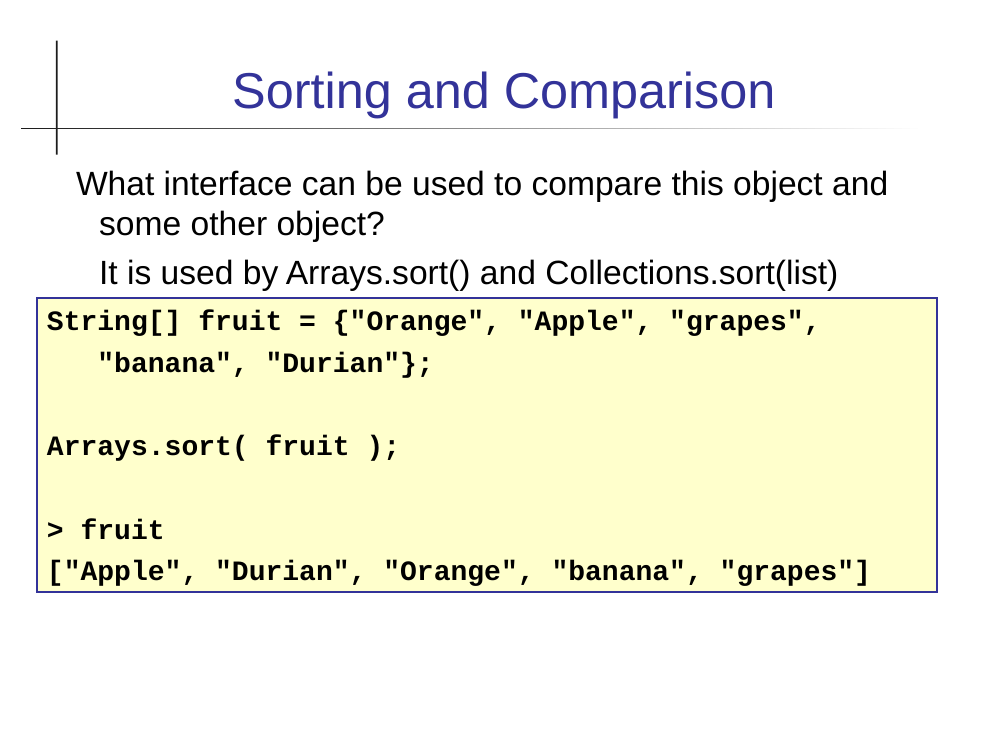
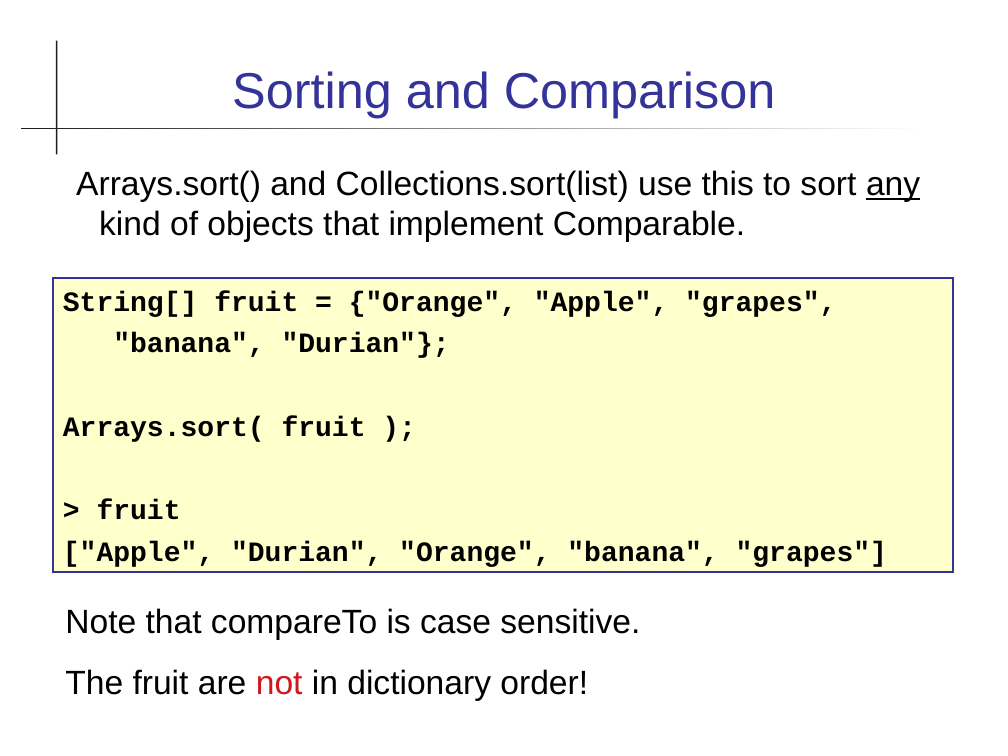
Before and after one commit to skeoop/skeoop.github.io, a slide deck: slide 3 of interface/Common-Interfaces.ppt (slide 2 before the commit). Drawn at 1008x756 pixels with LibreOffice and Linux fonts; fonts in the diff are those of the drawing. Boxes give left, top, right and bottom in pixels: in the first picture for what was removed or moved away, otherwise in the second. Text is boxed around its words. In the diff, an @@ line names an element or a change of style, - is before the commit and + after.

Commit message:
improve slides on Interface, add PA1-ArrayIterator

```diff
--- a/interface/Common-Interfaces.ppt
+++ b/interface/Common-Interfaces.ppt
@@ text at (76, 170, 920, 242): text changed @@
-What interface can be used to compare this object and some other object?
-It is used by Arrays.sort() and Collections.sort(list)
+Arrays.sort() and Collections.sort(list) use this to sort any kind of objects that implement Comparable.
@@ rectangle "String[] fruit = {"Orange", "Apple", ...": place and size @@
-rectangle "String[] fruit = {"Orange", "Apple", ..." at (37, 297, 937, 592)
+rectangle "String[] fruit = {"Orange", "Apple", ..." at (53, 278, 954, 573)
@@ text added at (65, 608, 640, 701), 24 pt, text #000000 @@
+Note that compareTo is case sensitive.
+The fruit are not in dictionary order!
```
Also in this commit, not shown: 2 other slides changed, 4 slides added, 3 slides removed, 16 other files.
